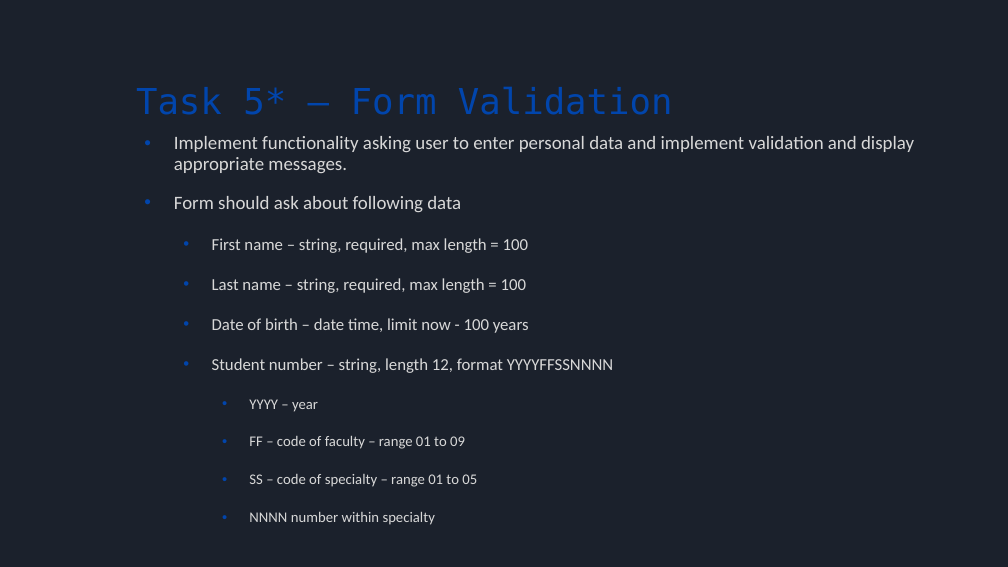
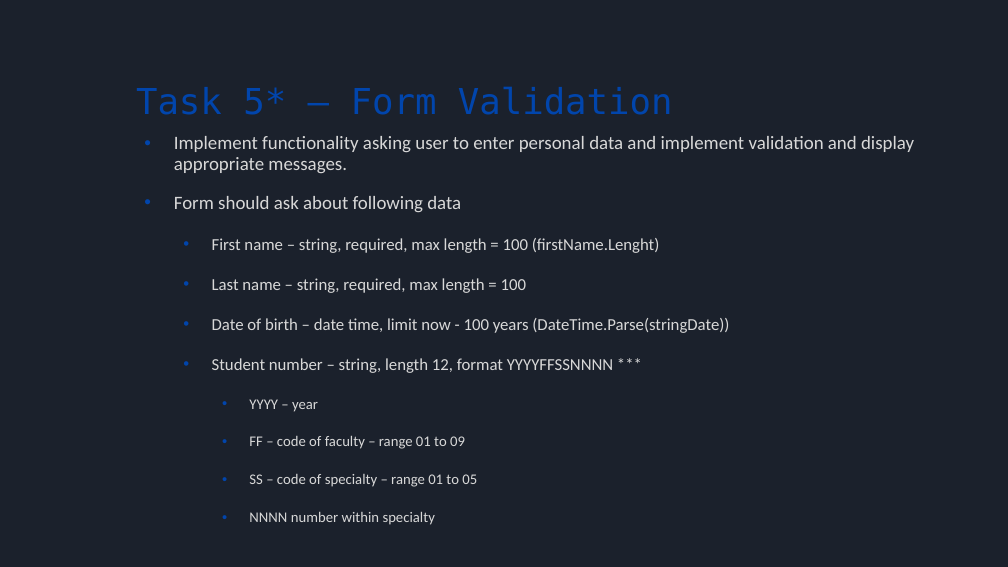
Before and after one commit to bulhard/Introduction-to-programming, a slide deck: slide 26 of Presentations/Lesson 03 Conditional statements.pptx. Drawn at 1008x567 pixels with LibreOffice and Linux fonts; fonts in the diff are those of the drawing. Boxes give left, top, right and bottom in pixels: in the first picture for what was removed or moved away, otherwise in the second. Text is boxed around its words. In the diff, an @@ line names an element or a change of style, - is before the commit and + after.

```diff
--- a/Presentations/Lesson 03 Conditional statements.pptx
+++ b/Presentations/Lesson 03 Conditional statements.pptx
@@ text at box(212, 238, 660, 253): text changed @@
-  • First name – string, required, max length = 100
+  • First name – string, required, max length = 100 (firstName.Lenght)
@@ text at box(212, 318, 729, 373): text changed @@
-  • Date of birth – date time, limit now - 100 years
-  • Student number – string, length 12, format YYYYFFSSNNNN
+  • Date of birth – date time, limit now - 100 years (DateTime.Parse(stringDate))
+  • Student number – string, length 12, format YYYYFFSSNNNN ***
```
Also in this commit, not shown: 3 other slides changed, 5 other files.
